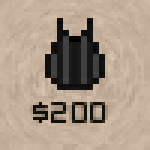
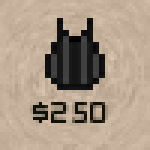
The second w=150, h=150 image is a revision of the first. Changes to its layers:
renamed "$200" to "$250", painted on it over [left=69, top=102, right=87, bottom=123]
